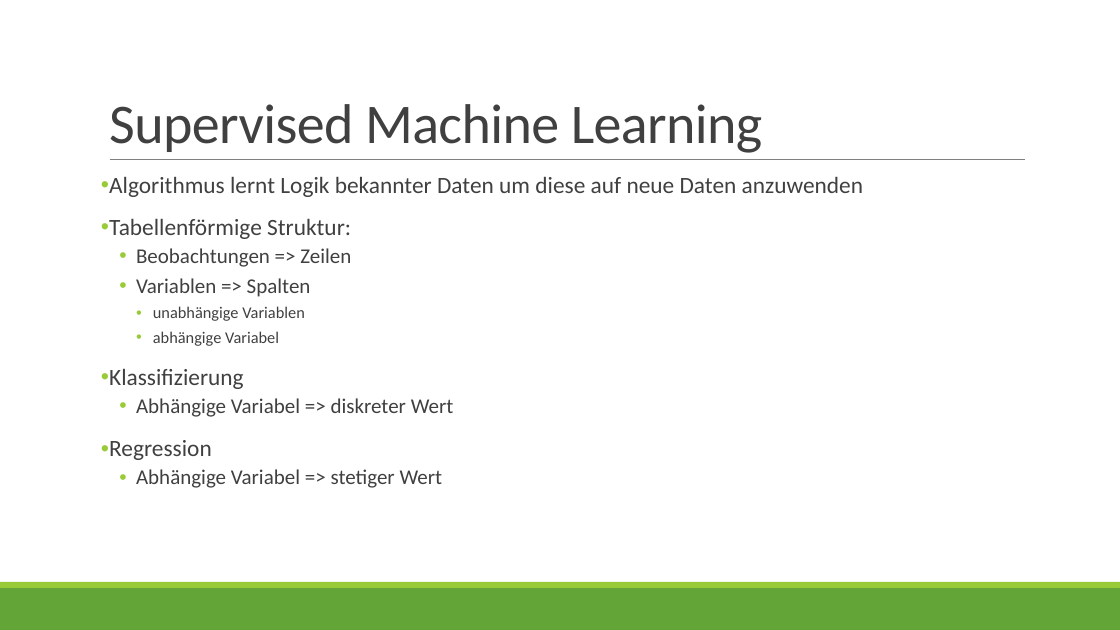
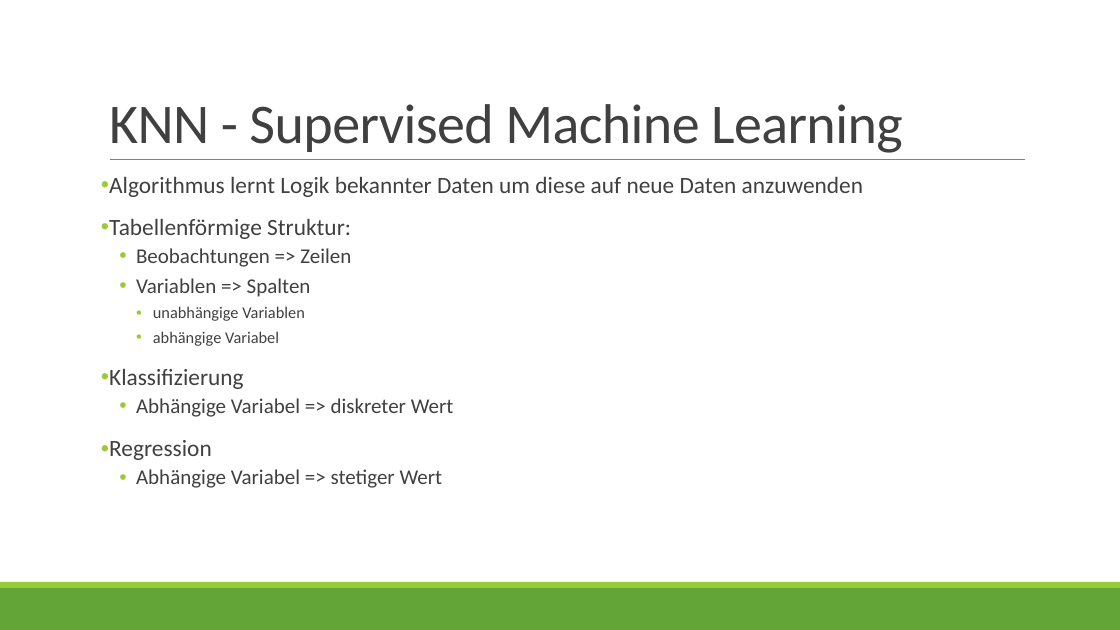
Before and after one commit to MichaelCzurda/Python-Data-Science-Beispiele, a slide deck: slide 3 of KNN/KNN –.pptx. Drawn at 1120x630 pixels with LibreOffice and Linux fonts; fonts in the diff are those of the drawing. Boxes give left, top, right and bottom in pixels: in the first picture for what was removed or moved away, otherwise in the second. Text is boxed around its words. In the diff, an @@ line names an element or a change of style, - is before the commit and + after.

Commit message:
Presentation final

```diff
--- a/KNN/KNN –.pptx
+++ b/KNN/KNN –.pptx
@@ title at [109, 104, 903, 153]: text changed @@
-Supervised Machine Learning
+KNN - Supervised Machine Learning
```
Also in this commit, not shown: 1 other slide changed.
